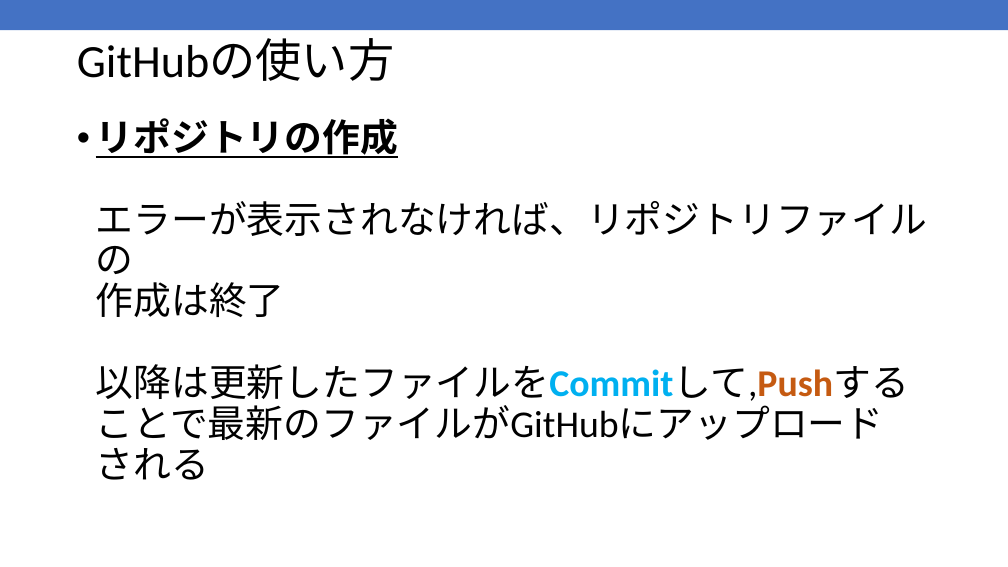
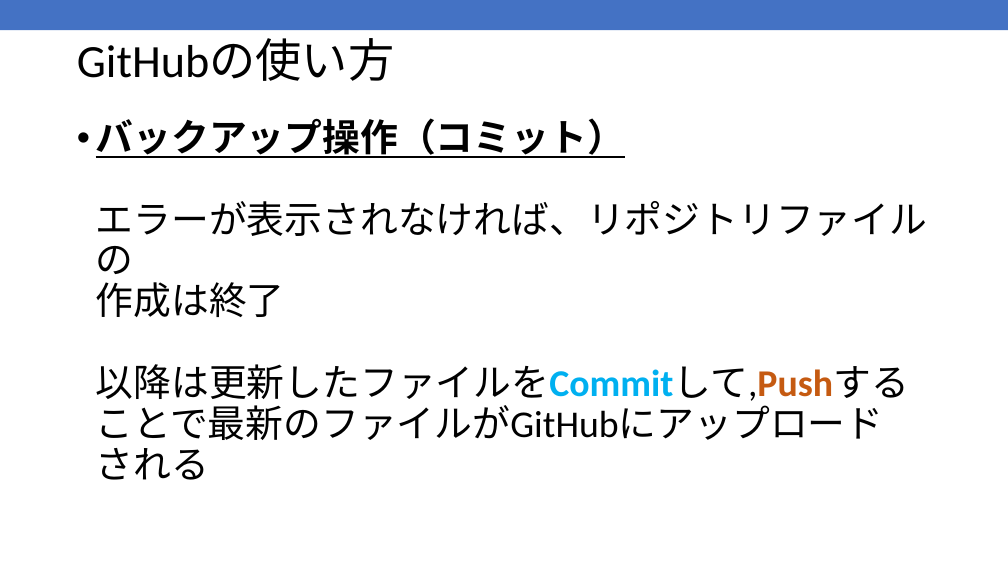
Before and after one commit to kic-murata/cpp2025, a slide deck: slide 51 of 授業資料/GitHub登録方法.pptx. Drawn at 1008x567 pixels with LibreOffice and Linux fonts; fonts in the diff are those of the drawing. Boxes give left, top, right and bottom in pixels: in the first picture for what was removed or moved away, otherwise in the second. Text is boxed around its words. In the diff, an @@ line names an element or a change of style, - is before the commit and + after.

```diff
--- a/授業資料/GitHub登録方法.pptx
+++ b/授業資料/GitHub登録方法.pptx
@@ text at [96,118,928,480]: text changed @@
-• リポジトリの作成
-  エラーが表示されなければ、リポジトリファイルの
-  作成は終了
-  以降は更新したファイルをCommitして,Pushする
-  ことで最新のファイルがGitHubにアップロード
-  される
+• バックアップ操作（コミット）
+  エラーが表示されなければ、リポジトリファイルの
+  作成は終了
+  以降は更新したファイルをCommitして,Pushする
+  ことで最新のファイルがGitHubにアップロード
+  される
```
Also in this commit, not shown: 24 other slides changed.
